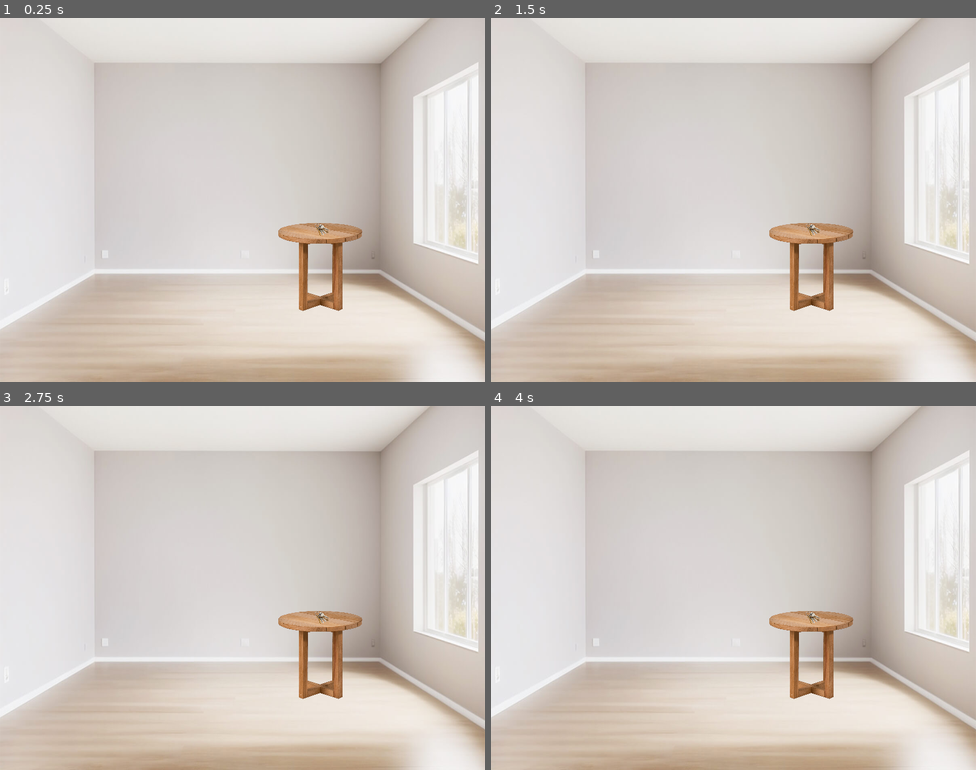
Above: before the commit, frames 1-4 (two rows, left to right).
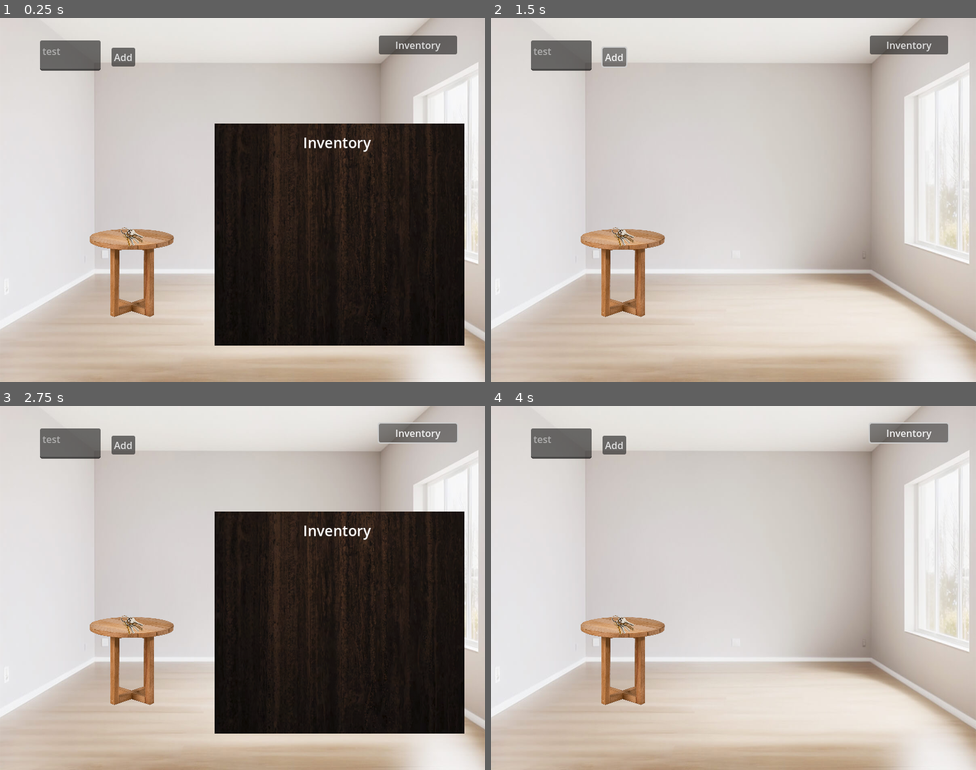
Above: after the commit, the same moments.

Repository: kielhenkelman/secrets-game
Game: Godot game, scene res://main.tscn
The game is run twice, just before and just after one commit, with the same random seed, the same clock (stepped at 60 frames per second) and the same inputs. Before the commit the project starts from res://room_1.tscn.
Inputs (mouse positions are in pixels of both pictures, inside the frame that each line leads up to):
- Up to frame 1 (0.25 s): no input
- Up to frame 2 (1.5 s): click (908, 43) at 0.5 s, where only the run after the commit has a clickable "Inventory"; click (612, 58) at 1.25 s, where only the run after the commit has a clickable "Add"
- Up to frame 3 (2.75 s): click (417, 431) at 2 s, where only the run after the commit has a clickable "Inventory"
- Up to frame 4 (4 s): click (612, 446) at 2.75 s, where only the run after the commit has a clickable "Add"; click (908, 431) at 3.5 s, where only the run after the commit has a clickable "Inventory"

The runs differ from the first frame. In frame 1, 35% of the frame differs, in the area x 8-96%, y 4-90%; in frame 2, 5.5%; in frame 3, 35%; in frame 4, 5.5%.

Commit message:
Add some basic ui

Diff:
--- /dev/null
+++ b/clickable_item.gd
@@ -0,0 +1,76 @@
+extends Area2D
+
+signal item_grabbed
+
+@export var context_button: PackedScene
+
+var counter = 0
+
+var context_events = [
+	{"label": "inspect", "action": inspect_action}
+]
+
+func drop_action() -> void:
+	print("drop() action")
+
+func grab_action() -> void:
+	print("grab() called")
+	GameState.inventory.append("key")
+	self.visible = false
+
+func inspect_action() -> void:
+	print("inspect() called")
+
+# Called when the node enters the scene tree for the first time.
+func _ready() -> void:
+	$ContextMenu.visible = false
+	$Debug.text = "Count: " + str(counter)
+
+# Called every frame. 'delta' is the elapsed time since the previous frame.
+func _process(delta: float) -> void:
+	pass
+
+func create_button(label: String, action: Callable) -> Button:
+	var new_button = context_button.instantiate()
+	new_button.text = label
+	new_button.action = click_menu_item(action)
+	return new_button
+#
+func click_menu_item(action: Callable):
+	var inner = func inner():
+		action.call()
+		$ContextMenu.visible = false
+	return inner
+
+func draw_context_menu():
+	for n in $ContextMenu.get_children():
+		$ContextMenu.remove_child(n)
+		n.queue_free()
+
+	$ContextMenu.add_child(create_button("grab", grab_action))
+
+	for event in context_events:
+		$ContextMenu.add_child(create_button(event["label"], event["action"]))
+
+func _on_input_event(viewport: Node, event: InputEvent, shape_idx: int) -> void:
+	if event.is_action_pressed("interact"):
+		draw_context_menu()
+
+		var mouse_position = get_global_mouse_position()
+		mouse_position.x += 15
+		mouse_position.y += 15
+		$ContextMenu.global_position = mouse_position
+		$ContextMenu.visible = true
+
+func _unhandled_input(event: InputEvent) -> void:
+	if event.is_action_pressed("interact"):
+		$ContextMenu.visible = false
+
+
+func my_function():
+	$Debug.text = "my_function()"
+
+
+func _on_button_pressed() -> void:
+	print("pressed")
+	pass # Replace with function body.
--- /dev/null
+++ b/clickable_item.tscn
@@ -0,0 +1,38 @@
+[gd_scene load_steps=5 format=3 uid="uid://8c472lcwlxde"]
+
+[ext_resource type="Texture2D" uid="uid://cc2fyip0l2vke" path="res://art/key-1.png" id="1_kht30"]
+[ext_resource type="PackedScene" uid="uid://c5g81jieefjrc" path="res://menu_button.tscn" id="2_m4wrx"]
+[ext_resource type="Script" path="res://clickable_item.gd" id="2_x6qmg"]
+
+[sub_resource type="RectangleShape2D" id="RectangleShape2D_jwdex"]
+size = Vector2(41, 33)
+
+[node name="ClickableItem" type="Area2D"]
+script = ExtResource("2_x6qmg")
+context_button = ExtResource("2_m4wrx")
+
+[node name="Sprite2D" type="Sprite2D" parent="."]
+position = Vector2(375, 264)
+scale = Vector2(0.1, 0.1)
+texture = ExtResource("1_kht30")
+
+[node name="CollisionShape2D" type="CollisionShape2D" parent="."]
+position = Vector2(374.5, 263.5)
+shape = SubResource("RectangleShape2D_jwdex")
+
+[node name="Debug" type="Label" parent="."]
+visible = false
+offset_left = 351.0
+offset_top = 177.0
+offset_right = 391.0
+offset_bottom = 200.0
+text = "Empty
+"
+
+[node name="ContextMenu" type="VBoxContainer" parent="."]
+offset_left = 330.0
+offset_top = 263.0
+offset_right = 408.0
+offset_bottom = 323.0
+
+[connection signal="input_event" from="." to="." method="_on_input_event"]
--- /dev/null
+++ b/hud.gd
@@ -0,0 +1,18 @@
+extends CanvasLayer
+
+
+# Called when the node enters the scene tree for the first time.
+func _ready() -> void:
+	pass # Replace with function body.
+
+
+# Called every frame. 'delta' is the elapsed time since the previous frame.
+func _process(delta: float) -> void:
+	pass
+
+
+func _on_button_pressed() -> void:
+	if $Inventory.visible:
+		$Inventory.visible = false
+	else:
+		$Inventory.visible = true
--- /dev/null
+++ b/hud.tscn
@@ -0,0 +1,40 @@
+[gd_scene load_steps=4 format=3 uid="uid://dngj86ngnli6e"]
+
+[ext_resource type="Script" path="res://hud.gd" id="1_hru87"]
+[ext_resource type="Texture2D" uid="uid://dkvrxmui8l72h" path="res://art/inventory-2.PNG" id="1_ymbwf"]
+[ext_resource type="Script" path="res://inventory.gd" id="2_p4vd1"]
+
+[node name="HUD" type="CanvasLayer"]
+script = ExtResource("1_hru87")
+
+[node name="Inventory" type="Sprite2D" parent="."]
+position = Vector2(560, 357)
+scale = Vector2(0.75, 0.75)
+texture = ExtResource("1_ymbwf")
+script = ExtResource("2_p4vd1")
+
+[node name="ItemLabel" type="Label" parent="Inventory"]
+offset_left = -80.0
+offset_top = -225.333
+offset_right = 79.0
+offset_bottom = -178.333
+theme_override_font_sizes/font_size = 32
+text = "Inventory"
+
+[node name="ItemTemplate" type="Label" parent="Inventory"]
+visible = false
+offset_left = 84.0
+offset_top = -117.333
+offset_right = 157.0
+offset_bottom = -83.3334
+theme_override_font_sizes/font_size = 22
+text = "Item 1"
+
+[node name="Button" type="Button" parent="."]
+offset_left = 625.0
+offset_top = 29.0
+offset_right = 754.0
+offset_bottom = 60.0
+text = "Inventory"
+
+[connection signal="pressed" from="Button" to="." method="_on_button_pressed"]
--- a/inventory.gd
+++ b/inventory.gd
@@ -1,12 +1,24 @@
-extends CanvasLayer
+extends Sprite2D
 
-var inventory_items = ["key", "note"]
 
 # Called when the node enters the scene tree for the first time.
 func _ready() -> void:
-	pass # Replace with function body.
+	render_items()
+
+func render_items() -> void:
+	var pos_y = -150
+	for item in GameState.inventory:
+		var item_label = $ItemTemplate.duplicate()
+		item_label.position = Vector2(-200, pos_y)
+		item_label.text = item
+		item_label.visible = true
+		add_child(item_label)
+		pos_y += 40
 
 
-# Called every frame. 'delta' is the elapsed time since the previous frame.
+func add_item(item_name: String) -> void:
+	GameState.inventory.append(item_name)
+	render_items()
+
 func _process(delta: float) -> void:
-	pass
+	render_items()
--- a/inventory.tscn
+++ /dev/null
@@ -1,12 +0,0 @@
-[gd_scene load_steps=3 format=3 uid="uid://dngj86ngnli6e"]
-
-[ext_resource type="Script" path="res://inventory.gd" id="1_tae6p"]
-[ext_resource type="Texture2D" uid="uid://dcxvu2q6ts3xm" path="res://art/inventory-bg.png" id="2_23d0c"]
-
-[node name="Inventory" type="CanvasLayer"]
-script = ExtResource("1_tae6p")
-
-[node name="Sprite2D" type="Sprite2D" parent="."]
-position = Vector2(560, 357)
-scale = Vector2(0.468478, 0.468478)
-texture = ExtResource("2_23d0c")
--- /dev/null
+++ b/logic/game_state.gd
@@ -0,0 +1,4 @@
+extends Node
+
+var test_count = 5;
+var inventory = []
--- /dev/null
+++ b/main.gd
@@ -0,0 +1,16 @@
+extends Node
+
+
+# Called when the node enters the scene tree for the first time.
+func _ready() -> void:
+	pass # Replace with function body.
+
+
+# Called every frame. 'delta' is the elapsed time since the previous frame.
+func _process(delta: float) -> void:
+	pass
+
+
+func _on_add_button_pressed() -> void:
+	var new_item = $ItemName.get_text()
+	$HUD/Inventory.add_item(new_item)
--- a/main.tscn
+++ b/main.tscn
@@ -1,7 +1,29 @@
-[gd_scene load_steps=2 format=3 uid="uid://dfdeglj5so00j"]
+[gd_scene load_steps=4 format=3 uid="uid://dfdeglj5so00j"]
 
 [ext_resource type="PackedScene" uid="uid://cbvep3v1haxsh" path="res://room_1.tscn" id="1_1d86y"]
+[ext_resource type="Script" path="res://main.gd" id="1_kyrq5"]
+[ext_resource type="PackedScene" uid="uid://dngj86ngnli6e" path="res://hud.tscn" id="2_6js6j"]
 
 [node name="Main" type="Node"]
+script = ExtResource("1_kyrq5")
 
 [node name="Room-1" parent="." instance=ExtResource("1_1d86y")]
+
+[node name="HUD" parent="." instance=ExtResource("2_6js6j")]
+
+[node name="AddButton" type="Button" parent="."]
+offset_left = 184.0
+offset_top = 49.0
+offset_right = 223.0
+offset_bottom = 80.0
+text = "Add"
+
+[node name="ItemName" type="TextEdit" parent="."]
+custom_minimum_size = Vector2(100, 50)
+offset_left = 66.0
+offset_top = 37.0
+offset_right = 166.0
+offset_bottom = 87.0
+placeholder_text = "test"
+
+[connection signal="pressed" from="AddButton" to="." method="_on_add_button_pressed"]
--- /dev/null
+++ b/menu_button.gd
@@ -0,0 +1,16 @@
+extends Button
+
+var action: Callable
+
+# Called when the node enters the scene tree for the first time.
+func _ready() -> void:
+	pass # Replace with function body.
+
+
+# Called every frame. 'delta' is the elapsed time since the previous frame.
+func _process(delta: float) -> void:
+	pass
+
+
+func _on_pressed() -> void:
+	action.call()
--- /dev/null
+++ b/menu_button.tscn
@@ -0,0 +1,13 @@
+[gd_scene load_steps=2 format=3 uid="uid://c5g81jieefjrc"]
+
+[ext_resource type="Script" path="res://menu_button.gd" id="1_ljy1g"]
+
+[node name="MenuButton" type="Button"]
+offset_left = 216.0
+offset_top = 97.0
+offset_right = 278.0
+offset_bottom = 128.0
+text = "Button"
+script = ExtResource("1_ljy1g")
+
+[connection signal="pressed" from="." to="." method="_on_pressed"]
--- a/project.godot
+++ b/project.godot
@@ -11,9 +11,13 @@
 [application]
 
 config/name="secrets-game"
-run/main_scene="res://room_1.tscn"
+run/main_scene="res://main.tscn"
 config/features=PackedStringArray("4.3", "GL Compatibility")
 config/icon="res://icon.svg"
+
+[autoload]
+
+GameState="*res://logic/game_state.gd"
 
 [display]
 
@@ -25,6 +29,14 @@
 
 project/assembly_name="secrets-game"
 
+[input]
+
+interact={
+"deadzone": 0.5,
+"events": [Object(InputEventMouseButton,"resource_local_to_scene":false,"resource_name":"","device":-1,"window_id":0,"alt_pressed":false,"shift_pressed":false,"ctrl_pressed":false,"meta_pressed":false,"button_mask":1,"position":Vector2(217, 13),"global_position":Vector2(226, 59),"factor":1.0,"button_index":1,"canceled":false,"pressed":true,"double_click":false,"script":null)
+]
+}
+
 [rendering]
 
 renderer/rendering_method="gl_compatibility"
--- a/room_1.tscn
+++ b/room_1.tscn
@@ -2,21 +2,19 @@
 
 [ext_resource type="Texture2D" uid="uid://druodd57anbtb" path="res://art/room-1.png" id="1_rp4jr"]
 [ext_resource type="Texture2D" uid="uid://4myyu6kql05s" path="res://art/table-1.png" id="2_4dkum"]
-[ext_resource type="Texture2D" uid="uid://cc2fyip0l2vke" path="res://art/key-1.png" id="3_s5d41"]
+[ext_resource type="PackedScene" uid="uid://8c472lcwlxde" path="res://clickable_item.tscn" id="3_nbr4c"]
 
 [node name="Room-1" type="Node2D"]
 
-[node name="TextureRect" type="TextureRect" parent="."]
+[node name="Background" type="TextureRect" parent="."]
 offset_right = 40.0
 offset_bottom = 40.0
 texture = ExtResource("1_rp4jr")
 
 [node name="Table" type="Sprite2D" parent="."]
-position = Vector2(528, 410)
+position = Vector2(217, 420)
 scale = Vector2(0.1, 0.1)
 texture = ExtResource("2_4dkum")
 
-[node name="Key" type="Sprite2D" parent="."]
-position = Vector2(531, 349)
-scale = Vector2(0.0641536, 0.0641535)
-texture = ExtResource("3_s5d41")
+[node name="Key" parent="." instance=ExtResource("3_nbr4c")]
+position = Vector2(-157, 97)
Binary file added: art/inventory-2.PNG
Not shown, added: art/inventory-2.PNG.import
